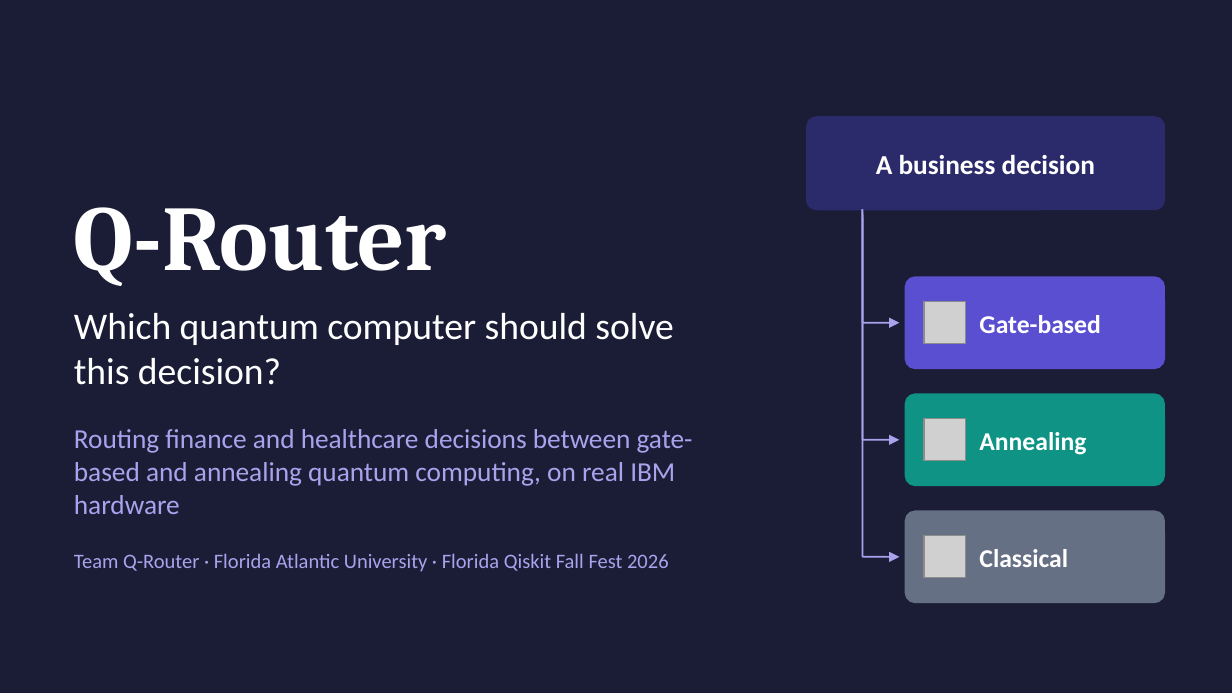
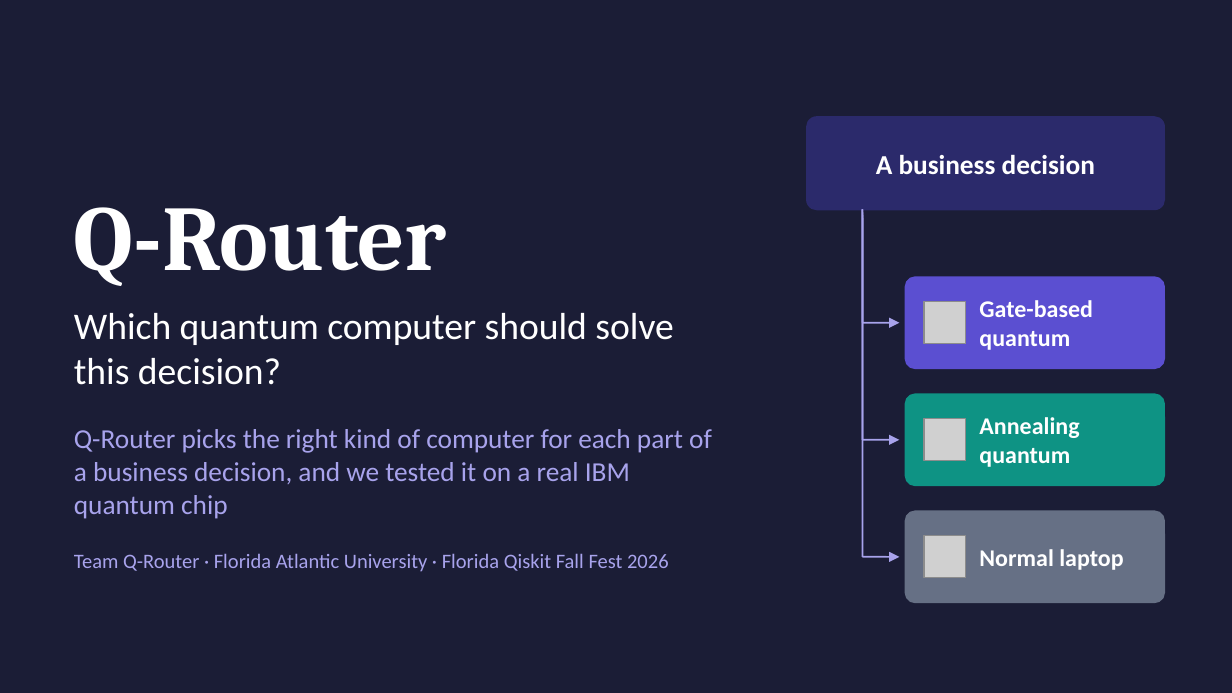
Before and after one commit to gurramn2025-cloud/q-router, a slide deck: slide 1 of slides/Q-Router_slides.pptx. Drawn at 1232x693 pixels with LibreOffice and Linux fonts; fonts in the diff are those of the drawing; grey boxes stand for pictures. Boxes give left, top, right and bottom in pixels: in the first picture for what was removed or moved away, otherwise in the second. Text is boxed around its words. In the diff, an @@ line names an element or a change of style, - is before the commit and + after.

```diff
--- a/slides/Q-Router_slides.pptx
+++ b/slides/Q-Router_slides.pptx
@@ text at [979, 300, 1093, 350]: text changed; size 15 to 14 pt @@
-Gate-based
+Gate-based quantum
@@ text at [979, 417, 1079, 467]: text changed; size 15 to 14 pt @@
-Annealing
+Annealing quantum
@@ text at [74, 429, 712, 519]: text changed @@
-Routing finance and healthcare decisions between gate-based and annealing quantum computing, on real IBM hardware
+Q-Router picks the right kind of computer for each part of a business decision, and we tested it on a real IBM quantum chip
@@ text at [979, 549, 1123, 570]: text changed; size 15 to 14 pt @@
-Classical
+Normal laptop
```
Also in this commit, not shown: 9 other slides changed.
